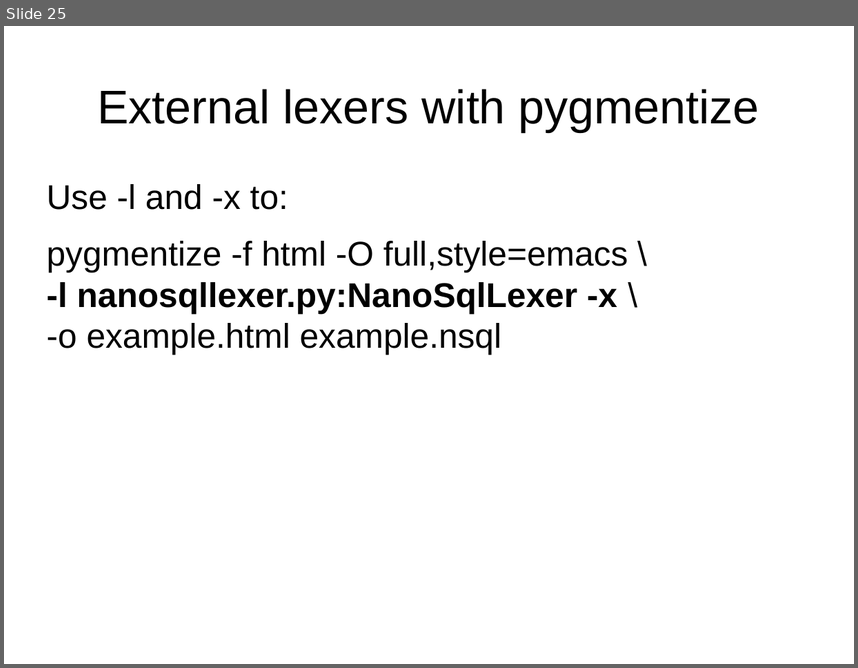
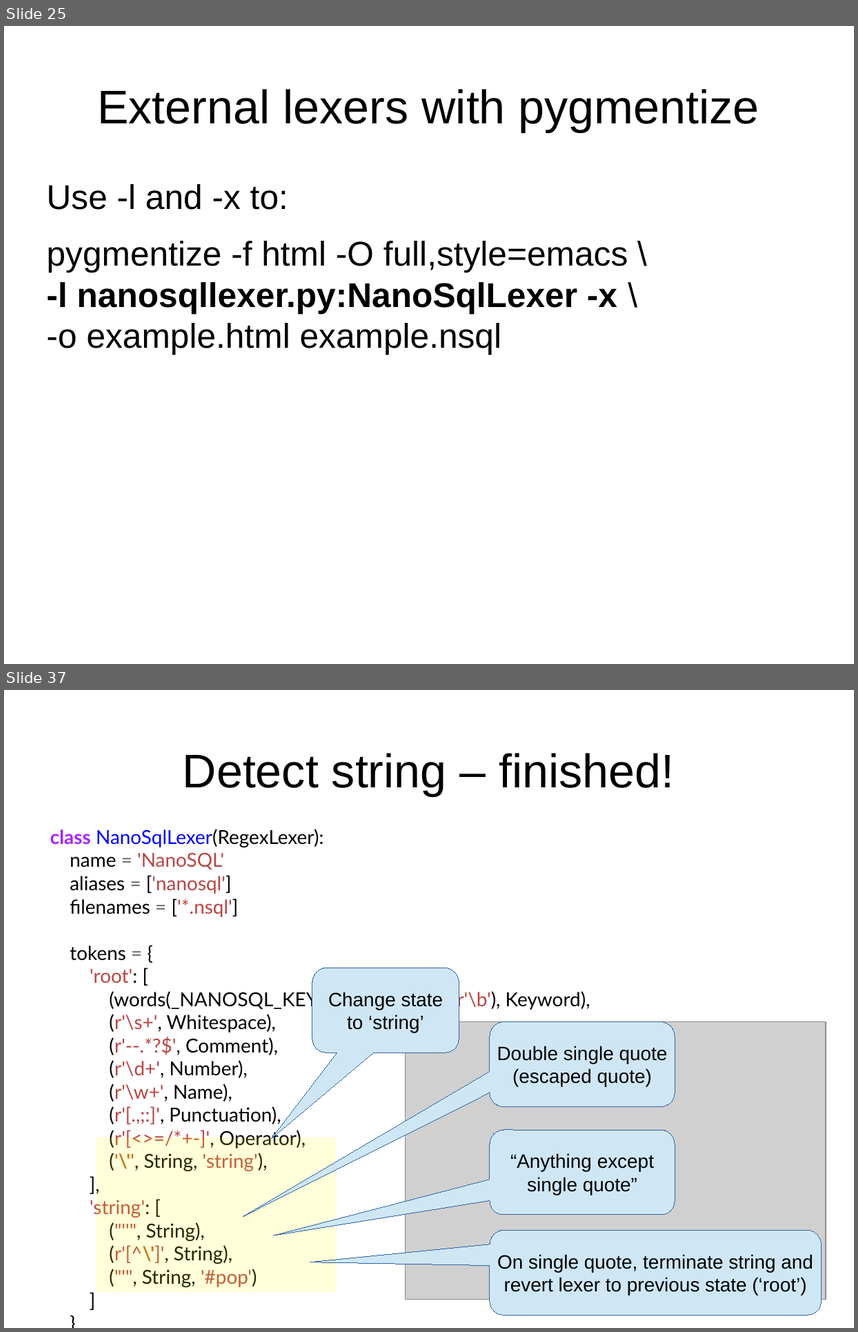
Before and after one commit to roskakori/talks, a slide deck: pygraz/pygments/Introduction to Pygments.odp. Shown one above the other, each under a label of ours: slide 25 before the commit, slides 25 and 37 after it; the slides between them are not shown. The pictures are 858x668 and 858x1332 pixels, drawn with LibreOffice and Linux fonts; fonts in the diff are those of the drawing; grey boxes stand for pictures. Boxes give left, top, right and bottom in pixels: in the first picture for what was removed or moved away, otherwise in the second. Text is boxed around its words. In the diff, an @@ line names an element or a change of style, - is before the commit and + after.

Commit message:
* Added slides for stepwise development of an own lexer. * Changed syntax highlighted Python code from HTML screenshot to inline RTF to enable copy & paste.

```diff
--- a/pygraz/pygments/Introduction to Pygments.odp
+++ b/pygraz/pygments/Introduction to Pygments.odp
@@ slide 37 added at <box>4,690,854,1328</box>, background #FFFFFF @@
@@ title added at <box>183,753,675,796</box>, 44 pt, text #000000 @@
+Detect string – finished!
@@ text added at <box>50,829,501,1287</box>, 18 pt, text #000000 @@
+class NanoSqlLexer(RegexLexer):
+name = 'NanoSQL'
+aliases = ['nanosql']
+filenames = ['*.nsql']
+tokens = {
+'root': [
+(words(_NANOSQL_KEYWORDS, suffix=r'\b'), Keyword),
+(r'\s+', Whitespace),
+(r'--.*?$', Comment),
+(r'\d+', Number),
+(r'\w+', Name),
+(r'[.,;:]', Punctuation),
+(r'[<>=/*+-]', Operator),
+('\'', String, 'string'),
+],
+'string': [
+("''", String),
+(r'[^\']', String),
+("'", String, '#pop')
+]
+}
@@ rounded speech box added at <box>312,967,459,1052</box>, fill #CFE7F5, outline #3465A4 0 pt, 18 pt, text #000000 @@
+Change state
+to ‘string’
@@ picture added at <box>405,1022,826,1299</box> @@
@@ rounded speech box added at <box>490,1022,675,1107</box>, fill #CFE7F5, outline #3465A4 0 pt, 18 pt, text #000000 @@
+Double single quote
+(escaped quote)
@@ rectangle added at <box>96,1137,336,1292</box>, fill #FFFF00 at 15% opacity @@
@@ rounded speech box added at <box>490,1130,675,1214</box>, fill #CFE7F5, outline #3465A4 0 pt, 18 pt, text #000000 @@
+“Anything except
+single quote”
@@ rounded speech box added at <box>490,1230,822,1315</box>, fill #CFE7F5, outline #3465A4 0 pt, 18 pt, text #000000 @@
+On single quote, terminate string and
+revert lexer to previous state (‘root’)
```
Also in this commit, not shown: 9 slides changed, 13 other slides added, 2 slides removed, 5 other files.
